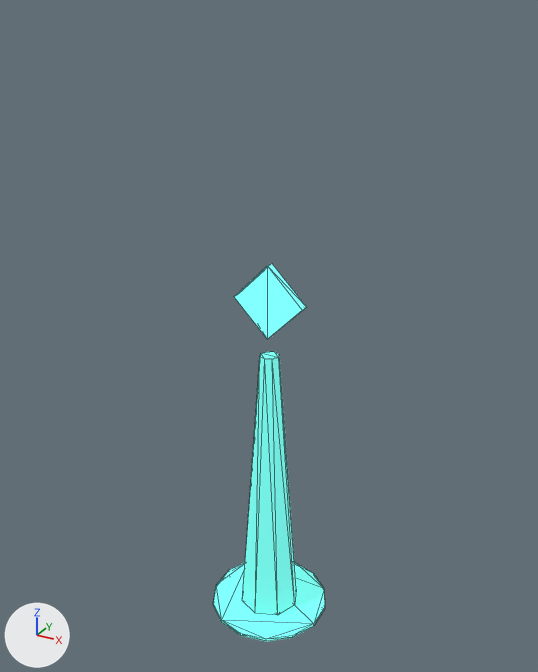
One commit to the glTF model unity/Assets/Resources/Models/Fx/fx_drop_refined.glb: the scene before it, then after it.
One viewpoint serves both versions: a camera (50 mm lens) standing at (1.58, -2.88, 3.07) and looking at (-0.03, 0.04, 1.6). Lighting does not change. The marker at lower left points along +X, +Y and +Z. The picture after the commit comes second. Mesh edges are drawn as thin lines. Vertices at exactly the same position are counted once.

Script lines for the objects in view, before the commit:
```python
me_fx_drop_refined = bpy.data.meshes.new('fx_drop_refined')
me_fx_drop_refined.from_pydata(...)  # 64 vertices, 112 faces; spans x -0.31..0.31, y -0.32..0.32, z 0.0..1.98
# faces by material slot: [28, 20, 52, 12]
me_fx_drop_refined.materials.append(mat_m__4fa8a0_shell)  # cyan #4ea9a2, glowing cyan #62d1c7
me_fx_drop_refined.materials.append(mat_m__4fa8a0_shell_001)  # cyan #4ea9a2, glowing cyan #76faef
me_fx_drop_refined.materials.append(mat_m__4fa8a0_shell_002)  # cyan #4ea9a2, glowing cyan #67dcd2
me_fx_drop_refined.materials.append(mat_m__4fa8a0_glow)  # cyan #4ea9a2, glowing cyan #72f1e6
ob_fx_drop_refined = bpy.data.objects.new('fx_drop_refined', me_fx_drop_refined)
ob_fx_drop_refined.location = (0.0, 0.0, 0.0)
```
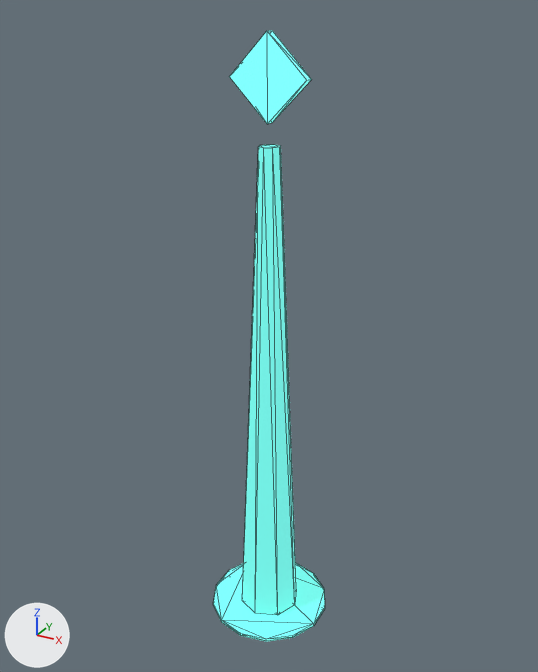
Where the change shows, as pixel boxes [x1, y1, x2, y2] in the pictures (538 x 672 px; the box of a moved part takes in the faces that stretch with it):
'fx_drop_refined', reshaped (61% taller)
    before: [213, 263, 325, 642]
    after: [213, 30, 325, 642]
part 1 of me_fx_drop_refined, moved or reshaped
    before: [234, 263, 306, 339]
    after: [229, 30, 312, 124]
part 2 of me_fx_drop_refined, moved or reshaped
    before: [242, 351, 296, 613]
    after: [242, 144, 296, 613]

What changed in the scene script:
```text
Change me_fx_drop_refined:
    used by ob_fx_drop_refined; location = (0.0, 0.0, 0.0)
    remove me_fx_drop_refined.from_pydata(...)  # 64 vertices, 112 faces; spans x -0.31..0.31, y -0.32..0.32, z 0.0..1.98
    add me_fx_drop_refined.from_pydata(...)  # 64 vertices, 112 faces; spans x -0.31..0.31, y -0.32..0.32, z 0.0..2.98
    me_fx_drop_refined part 1: the loose piece of 8 vertices spanning x -0.18..0.18, y -0.02..0.02, z 1.62..1.98 is moved by (0.0, 0.0, 1.0)
    me_fx_drop_refined part 2: all 14 vertices in x -0.05..0.05, y -0.05..0.05, z 1.42..1.52 are moved by (0.0, 0.0, 1.0)
```
